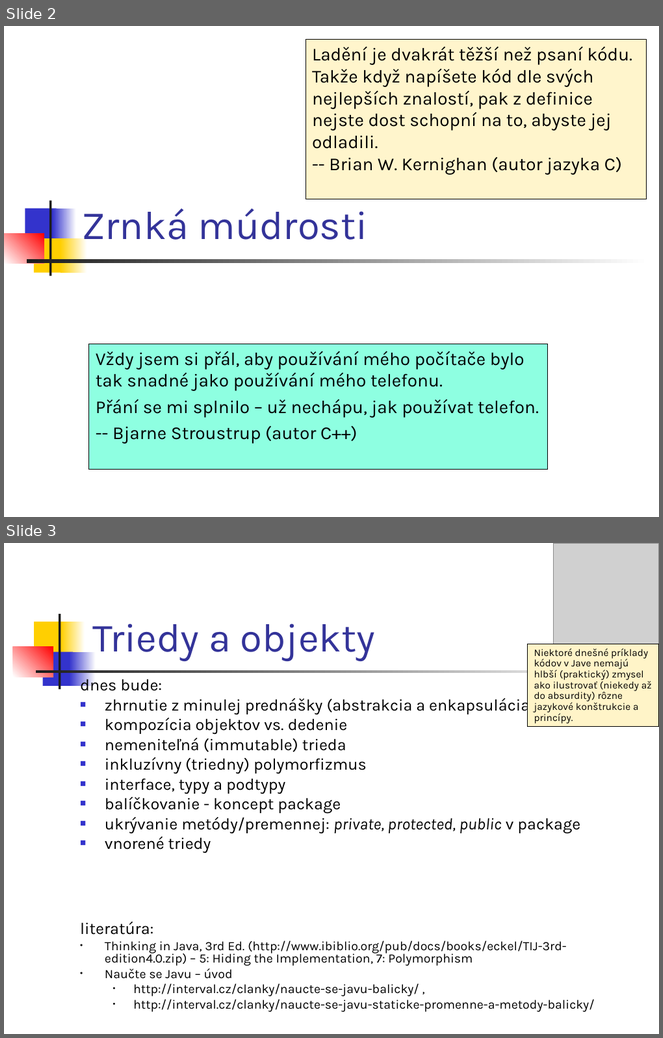
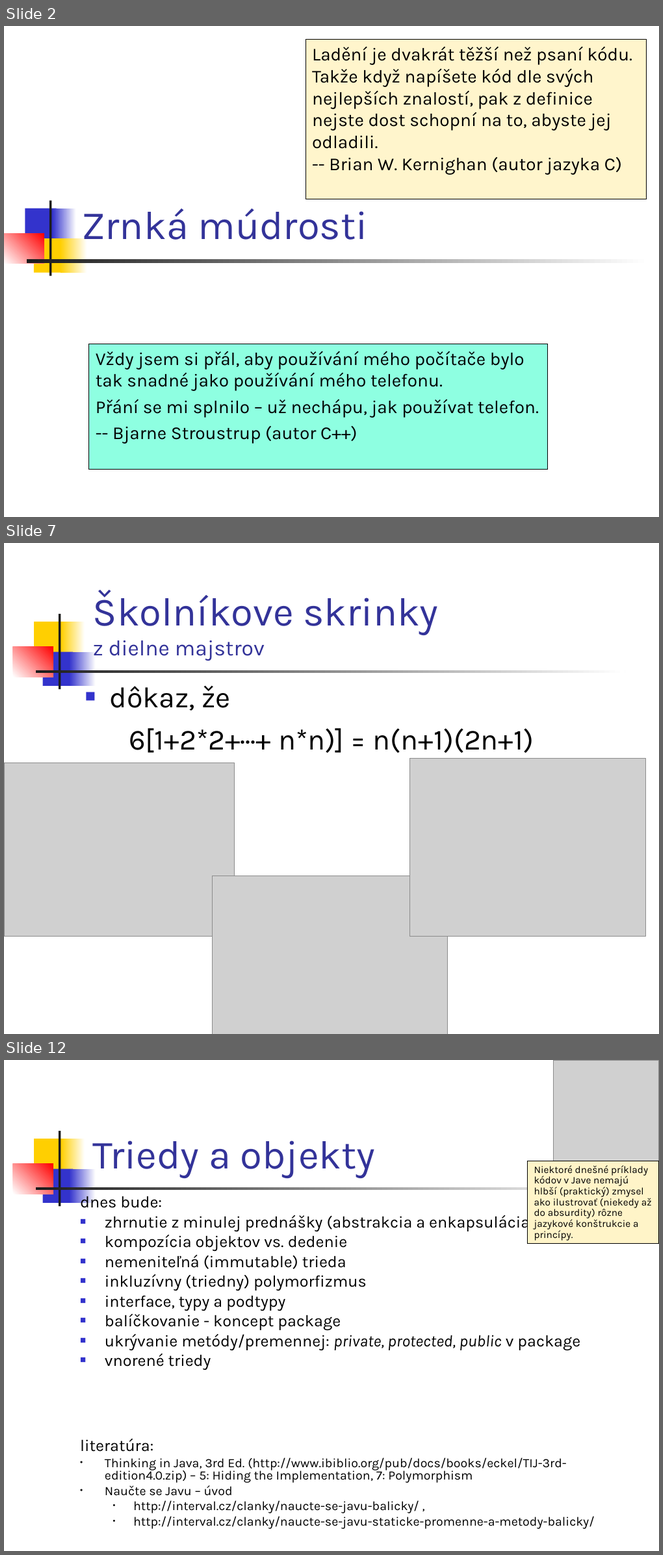
Before and after one commit to Programovanie4/Prednasky, a slide deck: 04/04_java.ppt. Shown one above the other, each under a label of ours: slides 2 and 3 before the commit, slides 2, 7 and 12 after it; the slides between them are not shown. The pictures are 663x1038 and 663x1555 pixels, drawn with LibreOffice and Linux fonts; fonts in the diff are those of the drawing; grey boxes stand for pictures. Boxes give left, top, right and bottom in pixels: in the first picture for what was removed or moved away, otherwise in the second. Text is boxed around its words. In the diff, an @@ line names an element or a change of style, - is before the commit and + after.

```diff
--- a/04/04_java.ppt
+++ b/04/04_java.ppt
@@ slide 7 added at [4,543,659,1034], background #FFFFFF; not listed: 7 template elements that a slide beside it also shows @@
@@ title added at [93,590,438,661], 44 pt, text #333399 @@
+Školníkove skrinky
+z dielne majstrov
@@ text added at [110,685,534,753], 32 pt, text #000000 @@
+■ dôkaz, že
+6[1+2*2+···+ n*n)] = n(n+1)(2n+1)
@@ picture added at [4,763,235,937] @@
@@ picture added at [410,759,646,936] @@
@@ picture added at [213,876,448,1034] @@
@@ what was slide 3 is now slide 12 @@
```
Also in this commit, not shown: 1 slide changed, 10 other slides added, 1 slide removed, 2 other files.
